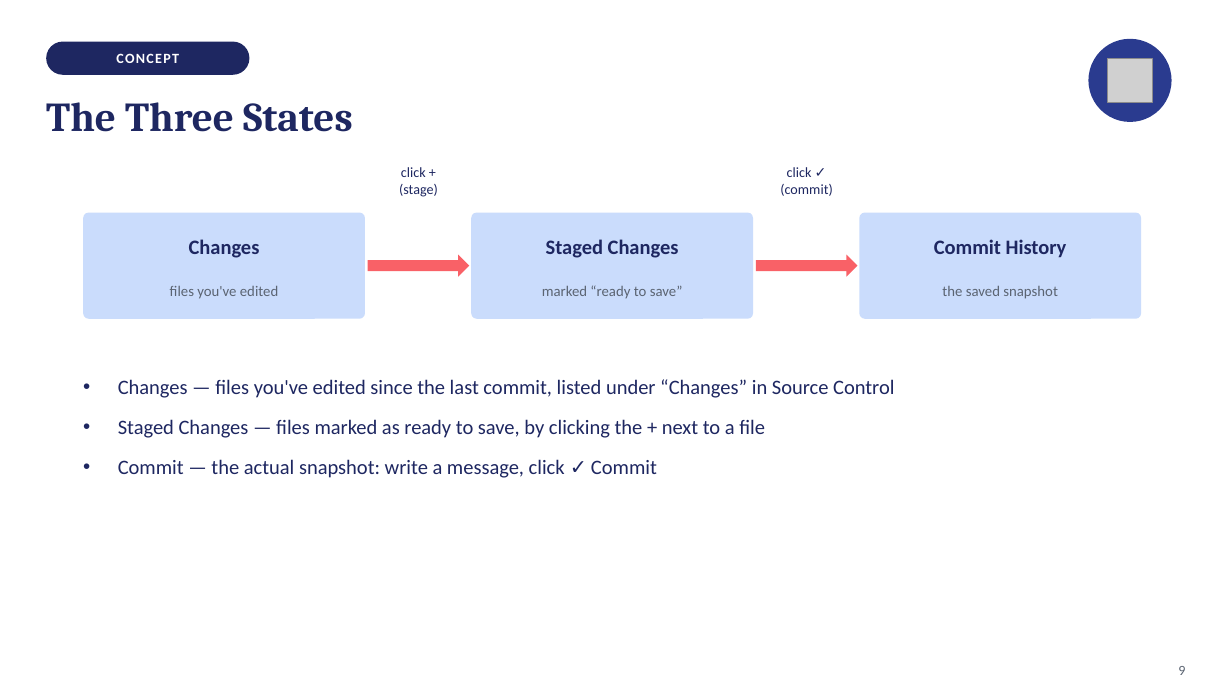
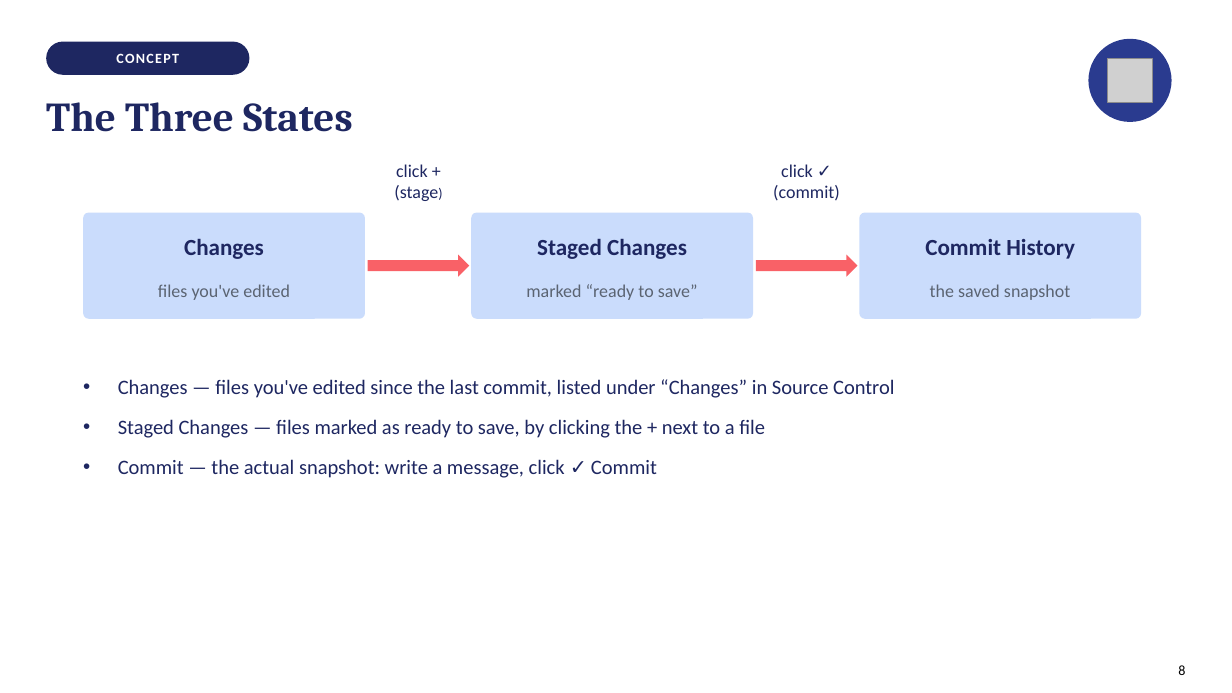
Before and after one commit to isabelhovdahl/TECH2, a slide deck: slide 8 of workshops/week02/git_slides.pptx (slide 9 before the commit). Drawn at 1232x693 pixels with LibreOffice and Linux fonts; fonts in the diff are those of the drawing; grey boxes stand for pictures. Boxes give left, top, right and bottom in pixels: in the first picture for what was removed or moved away, otherwise in the second. Text is boxed around its words. In the diff, an @@ line names an element or a change of style, - is before the commit and + after.

```diff
--- a/workshops/week02/git_slides.pptx
+++ b/workshops/week02/git_slides.pptx
@@ text "click +" at bbox=[394, 164, 438, 201]: size 11 to 14 pt @@
@@ text "click ✓" at bbox=[773, 164, 840, 201]: size 11 to 14 pt @@
@@ size 16 to 18 pt in 3 elements at bbox=[184, 239, 264, 259], bbox=[537, 239, 687, 259], bbox=[925, 239, 1075, 259] @@
@@ size 11.5 to 14 pt in 3 elements at bbox=[158, 284, 290, 300], bbox=[526, 284, 698, 300], bbox=[930, 284, 1070, 300] @@
@@ text at bbox=[1178, 665, 1185, 675]: text changed; text colour #5B6472 to #000000 @@
-9
+8
```
Also in this commit, not shown: 12 other slides changed, 1 other file.
